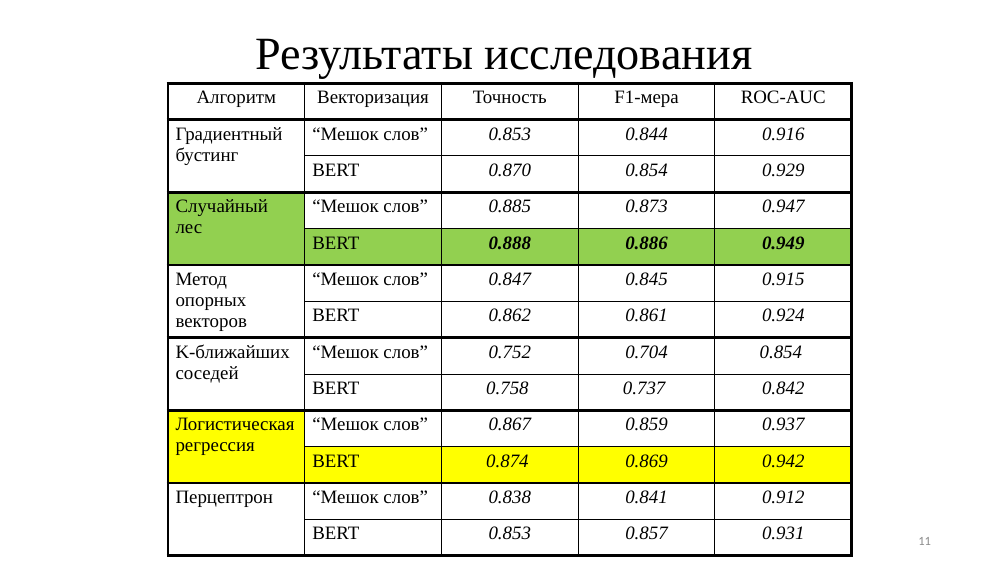
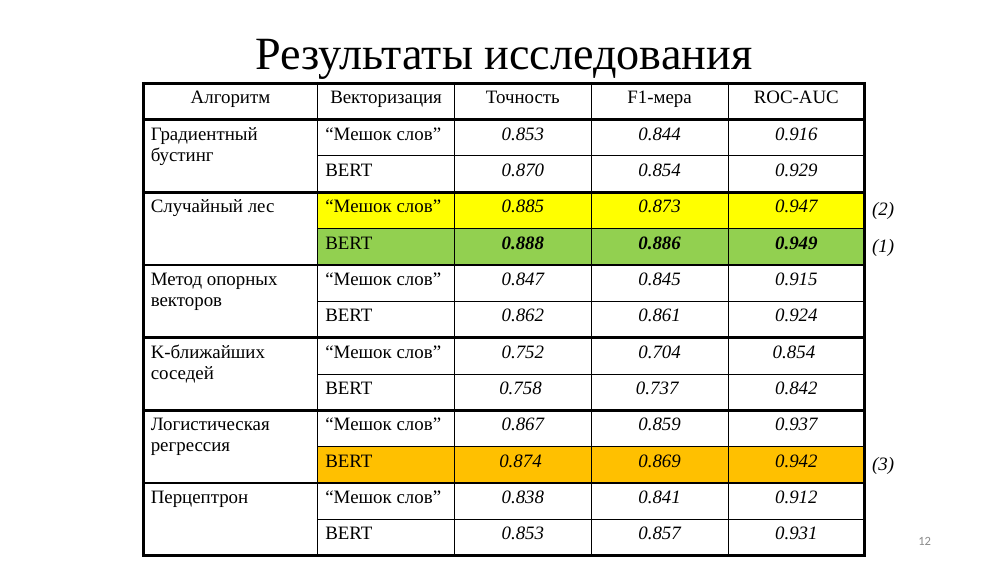
Before and after one commit to TheSawIsTheLaw/iWannaKillMyself, a slide deck: slide 12 of iWannaNote/iHatePresentations/presentation.pptx (slide 11 before the commit). Drawn at 1008x567 pixels with LibreOffice and Linux fonts; fonts in the diff are those of the drawing. Boxes give left, top, right and bottom in pixels: in the first picture for what was removed or moved away, otherwise in the second. Text is boxed around its words. In the diff, an @@ line names an element or a change of style, - is before the commit and + after.

```diff
--- a/iWannaNote/iHatePresentations/presentation.pptx
+++ b/iWannaNote/iHatePresentations/presentation.pptx
@@ table at bbox=[143, 83, 865, 556] @@
@@ fill #92D050 to none in row 4, column 1 @@
@@ fill none to #FFFF00 in 4 cells @@
@@ fill #FFFF00 to none in row 10, column 1 @@
@@ fill #FFFF00 to #FFC000 in 4 cells @@
@@ highlight none to #FFFF00 in "“Мешок слов”", "0.885", "0.873", "0.947" @@
@@ table: place and size @@
-table at bbox=[168, 83, 852, 559]
+table at bbox=[143, 83, 865, 556]
@@ text added at bbox=[872, 202, 894, 219], 18 pt, text #000000, italic @@
+(2)
@@ text added at bbox=[872, 239, 894, 256], 18 pt, text #000000, italic @@
+(1)
@@ text added at bbox=[872, 457, 894, 474], 18 pt, text #000000, italic @@
+(3)
```
Also in this commit, not shown: 5 other slides changed, 1 slide added, 2 other files.
